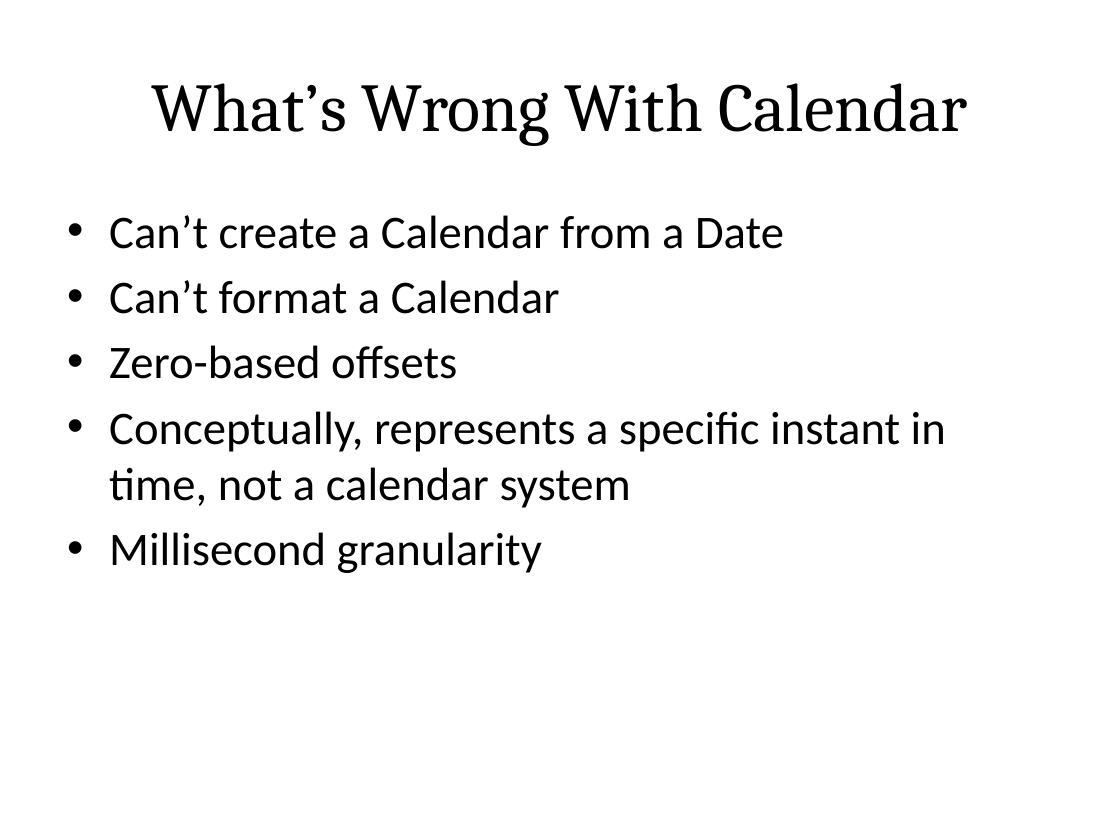
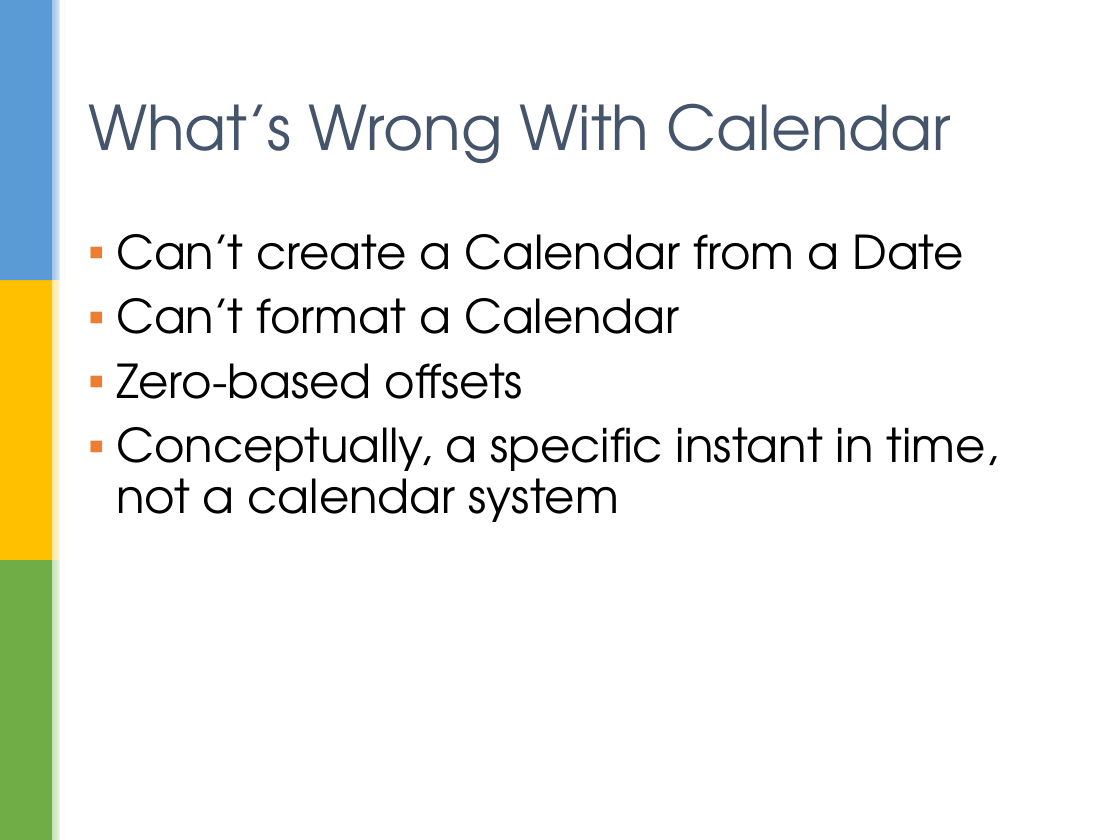
Before and after one commit to sualeh/make-a-date, a slide deck: slide 6 of Java 8 Date and Time API.pptx. Drawn at 1120x840 pixels with LibreOffice and Linux fonts; fonts in the diff are those of the drawing; background and template pictures are left out. Boxes give left, top, right and bottom in pixels: in the first picture for what was removed or moved away, otherwise in the second. Text is boxed around its words. In the diff, an @@ line names an element or a change of style, - is before the commit and + after.

```diff
--- a/Java 8 Date and Time API.pptx
+++ b/Java 8 Date and Time API.pptx
@@ group added at <box>0,0,66,840</box>: 7 rectangles @@
@@ title "What’s Wrong With Calendar": place and size @@
-title "What’s Wrong With Calendar" at <box>152,83,967,146</box>
+title "What’s Wrong With Calendar" at <box>88,103,952,163</box>
@@ title "What’s Wrong With Calendar" at <box>88,103,952,163</box>: size 44 to 39.6 pt, font Cambria to TeX Gyre Adventor, text colour #000000 to #44546A; alignment centre to left @@
@@ text "Can’t create a Calendar from ...": place and size @@
-text "Can’t create a Calendar from ..." at <box>109,215,946,573</box>
+text "Can’t create a Calendar from ..." at <box>116,234,998,522</box>
@@ text at <box>116,234,964,399</box>: font Calibri to TeX Gyre Adventor in "Can’t create a Calendar from a Date", "Can’t format a Calendar", "Zero-based offsets"; bullet • to ▪; line spacing 1 to 0.9; more space between paragraphs @@
@@ text at <box>116,427,998,522</box>: text changed; font Calibri to TeX Gyre Adventor @@
-• Conceptually, represents a specific instant in time, not a calendar system
-• Millisecond granularity
+▪ Conceptually, a specific instant in time, not a calendar system
```
Also in this commit, not shown: 41 other slides changed.
